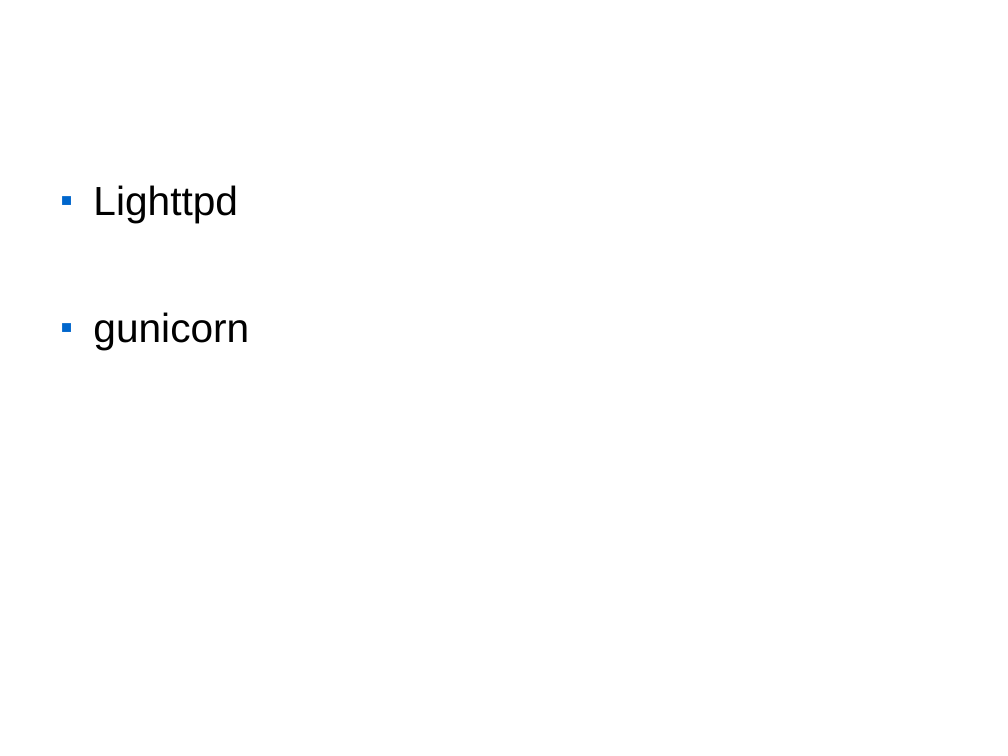
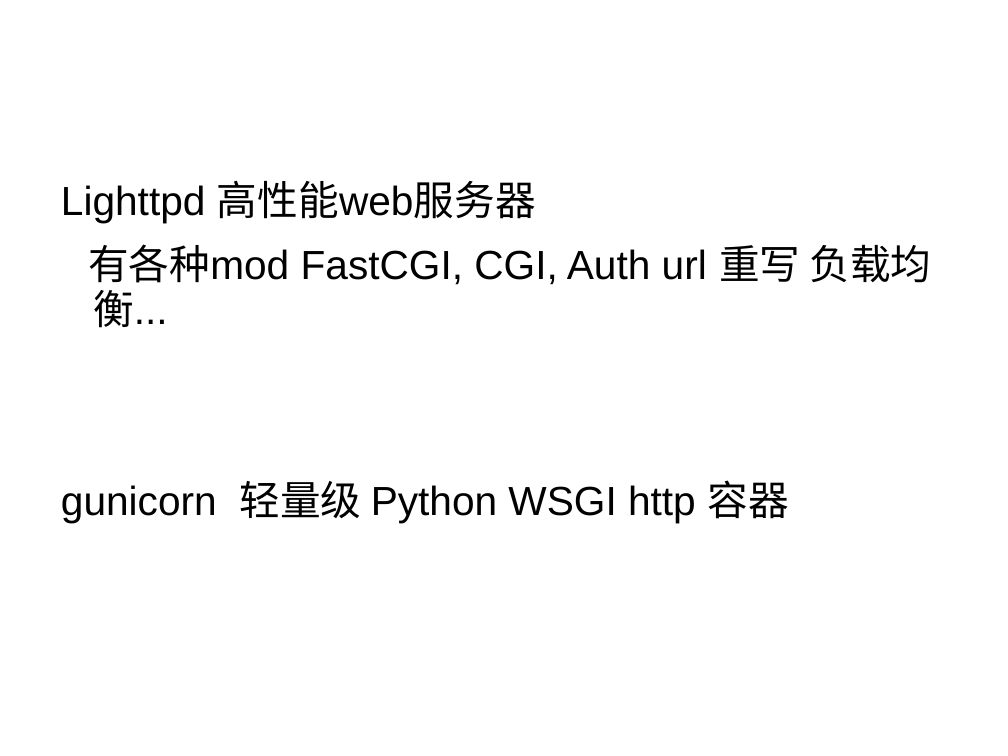
Before and after one commit to hqman/sz_agile, a slide deck: slide 8 of 网站技术架构.ppt. Drawn at 1008x756 pixels with LibreOffice and Linux fonts; fonts in the diff are those of the drawing; background and template pictures are left out. Boxes give left, top, right and bottom in pixels: in the first picture for what was removed or moved away, otherwise in the second. Text is boxed around its words. In the diff, an @@ line names an element or a change of style, - is before the commit and + after.

```diff
--- a/网站技术架构.ppt
+++ b/网站技术架构.ppt
@@ text at <box>61,181,931,522</box>: text changed @@
-■ Lighttpd
-■ gunicorn
+Lighttpd 高性能web服务器
+有各种mod FastCGI, CGI, Auth url 重写 负载均衡...
+gunicorn 轻量级 Python WSGI http 容器
```
Also in this commit, not shown: 9 other slides changed, 1 slide added.
